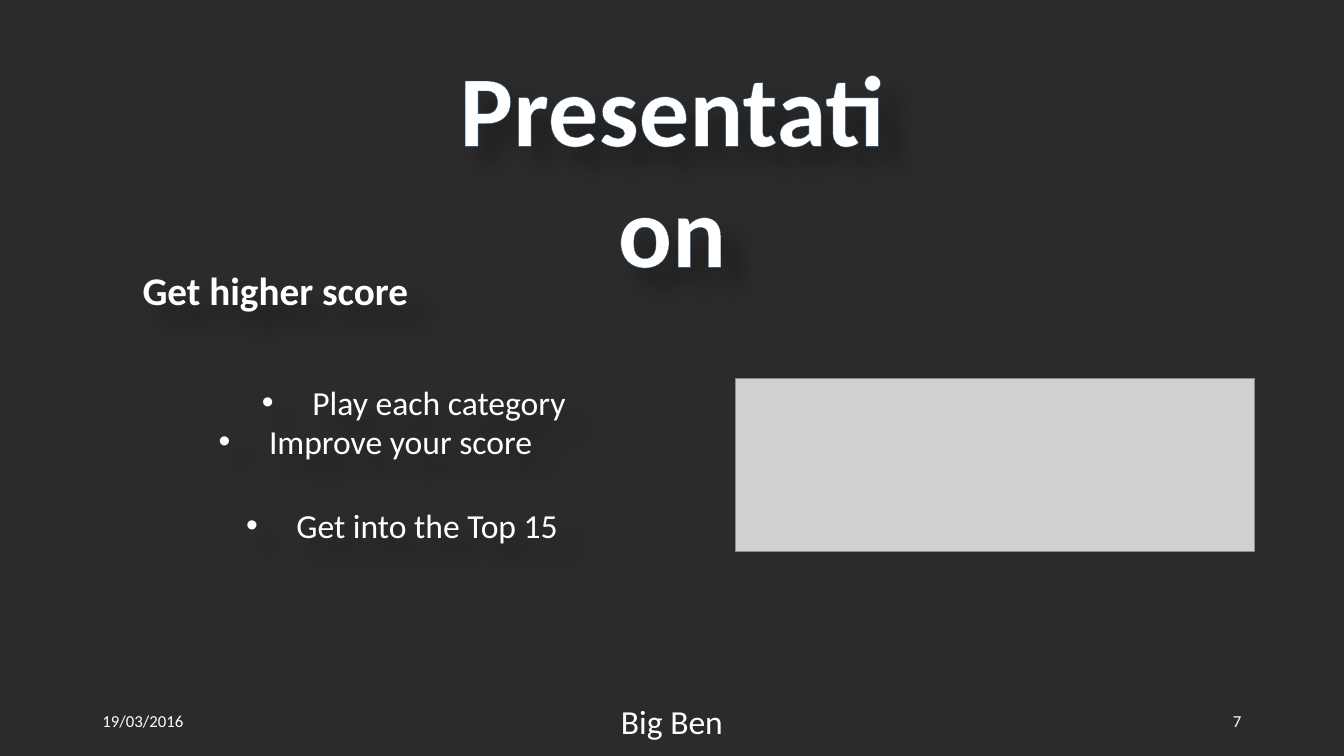
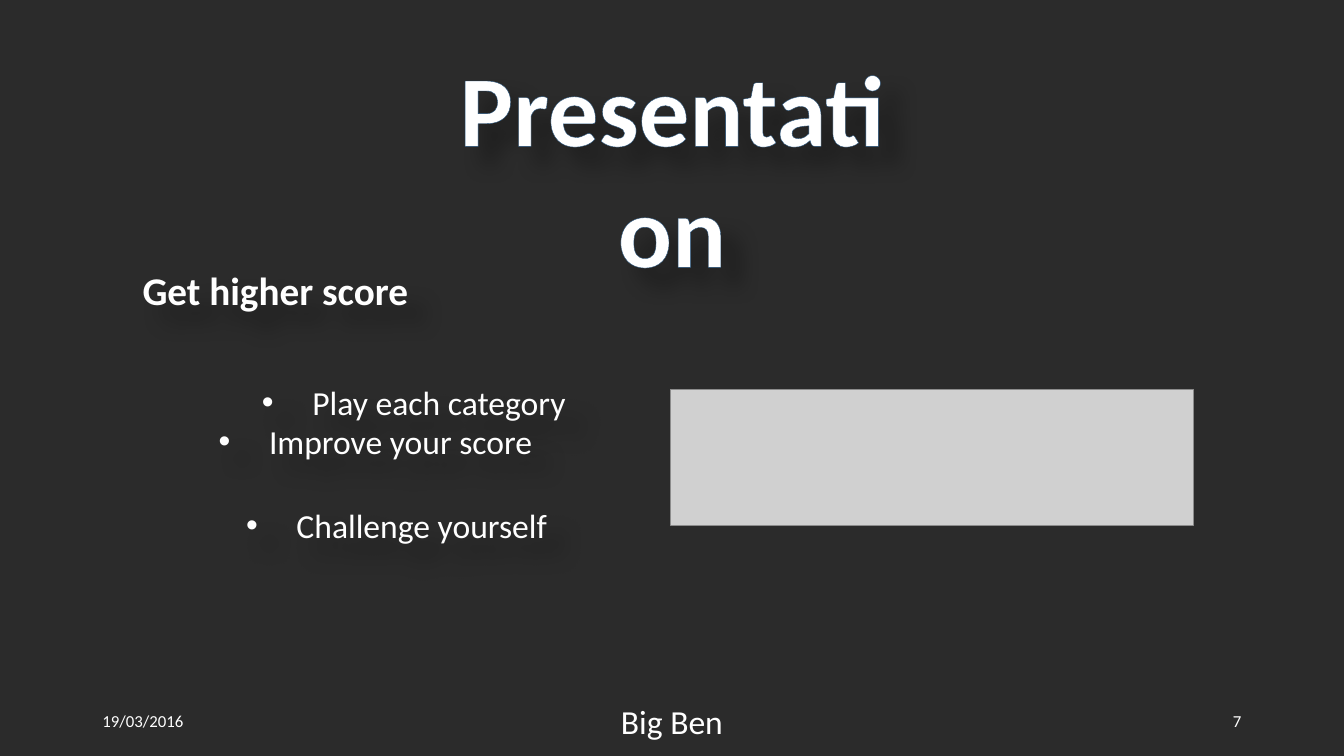
Before and after one commit to Qu1lby/BigBen, a slide deck: slide 7 of Presentation.pptx. Drawn at 1344x756 pixels with LibreOffice and Linux fonts; fonts in the diff are those of the drawing; grey boxes stand for pictures; background and template pictures are left out; a plain dark background stands for a picture behind light text. Boxes give left, top, right and bottom in pixels: in the first picture for what was removed or moved away, otherwise in the second. Text is boxed around its words. In the diff, an @@ line names an element or a change of style, - is before the commit and + after.

```diff
--- a/Presentation.pptx
+++ b/Presentation.pptx
@@ picture: place and size @@
-picture at bbox=[736, 378, 1255, 552]
+picture at bbox=[670, 390, 1195, 525]
@@ text at bbox=[296, 514, 547, 544]: text changed @@
-• Get into the Top 15
+• Challenge yourself
```
Also in this commit, not shown: 2 other slides changed.
